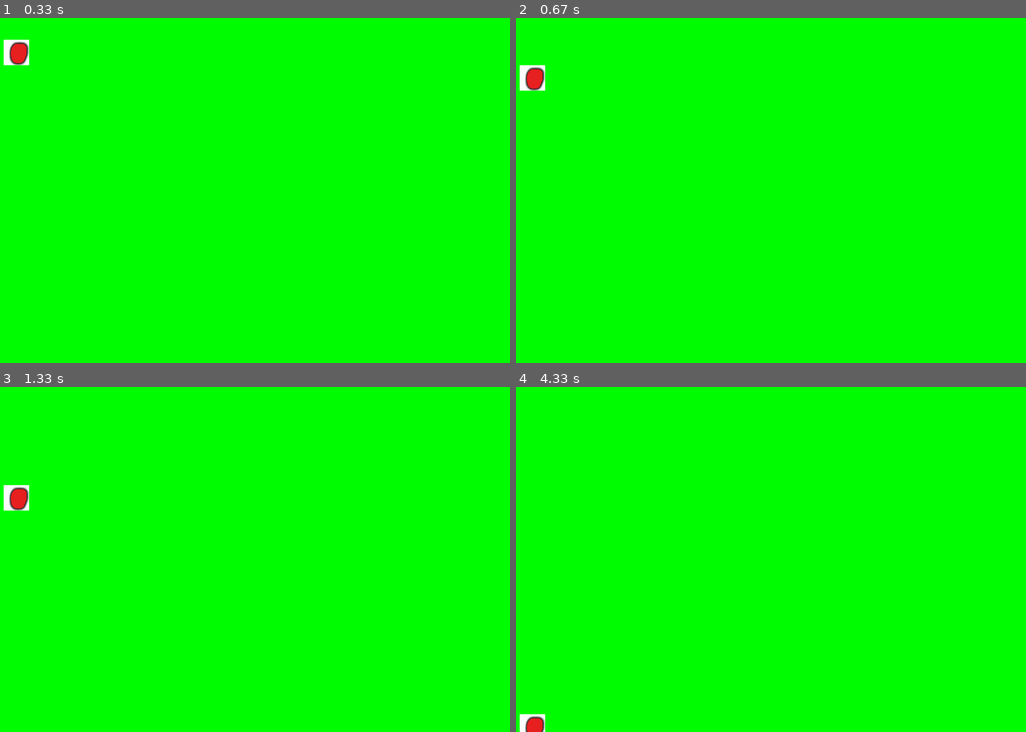
Above: before the commit, frames 1-4 (two rows, left to right).
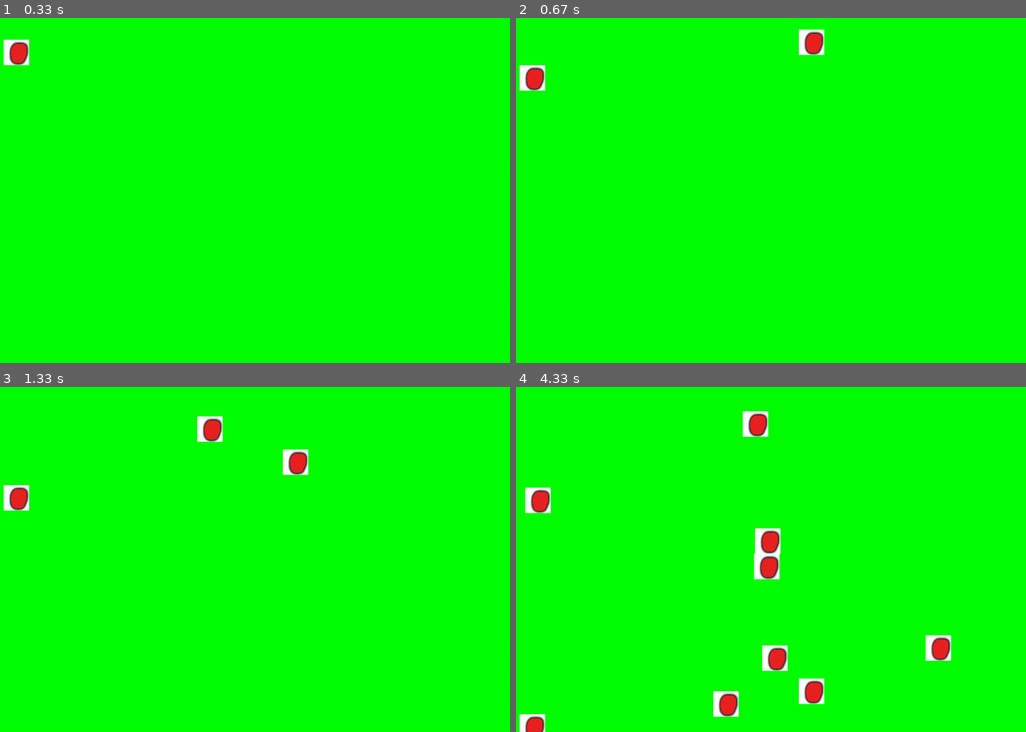
Above: after the commit, the same moments.

Repository: jlee7/ggj2015
Game: pygame game, started from partyhard/main.py
Two runs of this game, one before a commit and one after it. Both use one fixed random seed, a clock stepped at 60 frames per second and the inputs below. The source is Python 2; it was converted automatically to run under Python 3.
Inputs:
- Up to frame 1 (0.33 s): no input
- Up to frame 2 (0.67 s): hold D from 0.33 s (still down)
- Up to frame 3 (1.33 s): release D at 0.8 s
- Up to frame 4 (4.33 s): hold A 1.33-1.87 s

Frame 1 is identical in both runs. In frame 2, 0.4% of the frame differs, in the area x 55-61%, y 3-11%; in frame 3, 0.8%; in frame 4, 3.1%, in the area x 1-86%, y 6-96%.

Commit message:
random sprite spawning

Diff:
--- a/partyhard/game_view.py
+++ b/partyhard/game_view.py
@@ -2,6 +2,7 @@
 from item_sprites import *
 from item_models import *
 from event_manager import *
+from random import randint
 
 WIDTH = 1024
 HEIGHT = 680
@@ -52,4 +53,10 @@
 
             if isinstance (event.item, BeerModel):
 
+                beer_sprite = BeerSprite(event.item)
+                beer_sprite.rect.x = randint(0,WIDTH)
+
+                self.itemgroup.add(beer_sprite)
+                self.itemgroup.draw(self.screen)
+
                 print "spawning Beer"
--- a/partyhard/item_sprites.py
+++ b/partyhard/item_sprites.py
@@ -1,4 +1,5 @@
 import pygame
+from random import randint
 
 DEMOSPRITE = "assets/dummy.png"
 
@@ -18,4 +19,5 @@
 
 class BeerSprite(ItemSprite):
     def __init__(self, beer_model):
-        pass
+        ItemSprite.__init__(self)
+        self.fall_speed = randint(4,8)
